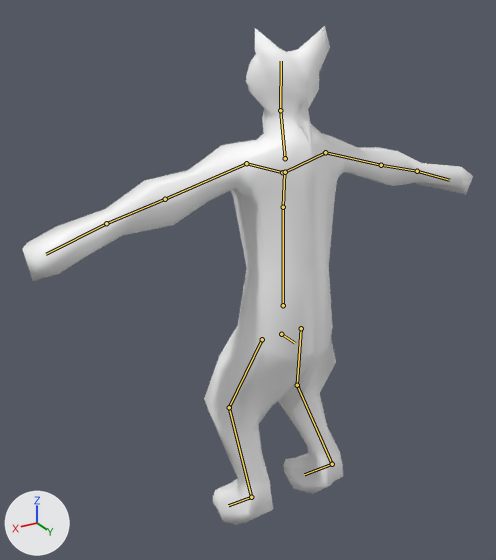
The glTF model snake_run_2/level_data/source_fox_animation_harvest.glb, before and after one commit.
Camera for both pictures: a 50 mm camera at (1.44, 2.14, 2.27) aimed at (0.09, -0.11, 1.15). Lighting does not change. The marker at lower left points along +X, +Y and +Z. The first picture is the older version. The bones that change, and the others that lie on the model, are drawn over the model as lines.
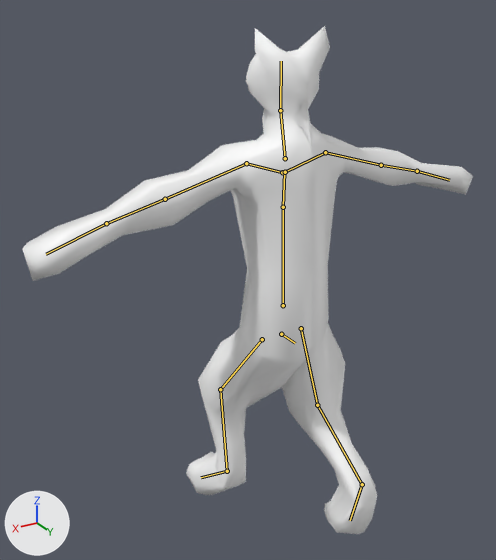
The newer file adds an action. The first version stands in its rest pose; the second is drawn at frame 0 of the action 'Armature (Mecha g)Action'.

Pixel boxes [x1, y1, x2, y2] of what changed, in the pictures (496 x 560 px):
'Cube.001', posed
    before: [23, 26, 473, 525]
    after: [23, 26, 473, 534]
bone 'Left leg', root to tip
    before: (262, 339) to (229, 407)
    after: (262, 339) to (220, 389)
bone 'Left knee', root to tip
    before: (229, 407) to (251, 497)
    after: (220, 389) to (227, 471)
bone 'Left ankle', root to tip
    before: (251, 497) to (228, 505)
    after: (227, 471) to (201, 477)
bone 'Right leg', root to tip
    before: (301, 328) to (297, 385)
    after: (301, 328) to (317, 405)
bone 'Right knee', root to tip
    before: (297, 385) to (332, 464)
    after: (317, 405) to (362, 484)
bone 'Right ankle', root to tip
    before: (332, 464) to (304, 474)
    after: (362, 484) to (350, 520)

The edits, one by one:
Bone 'Left leg' (bone_left_leg) turns from (0, 0, 0) to (-14, -6, 2) degrees about its own x, y and z.
Bone 'Left knee' (bone_left_knee) turns from (0, 0, 0) to (-10, -2, -2) degrees about its own x, y and z.
Bone 'Left ankle' (bone_left_ankle) turns from (0, 0, 0) to (20, 1, -3) degrees about its own x, y and z.
Bone 'Right leg' (bone_right_leg) turns from (0, 0, 0) to (23, 2, 1) degrees about its own x, y and z.
Bone 'Right knee' (bone_right_knee) turns from (0, 0, 0) to (-5, 1, 1) degrees about its own x, y and z.
Bone 'Right ankle' (bone_right_ankle) turns from (0, 0, 0) to (11, 0, 2) degrees about its own x, y and z.
